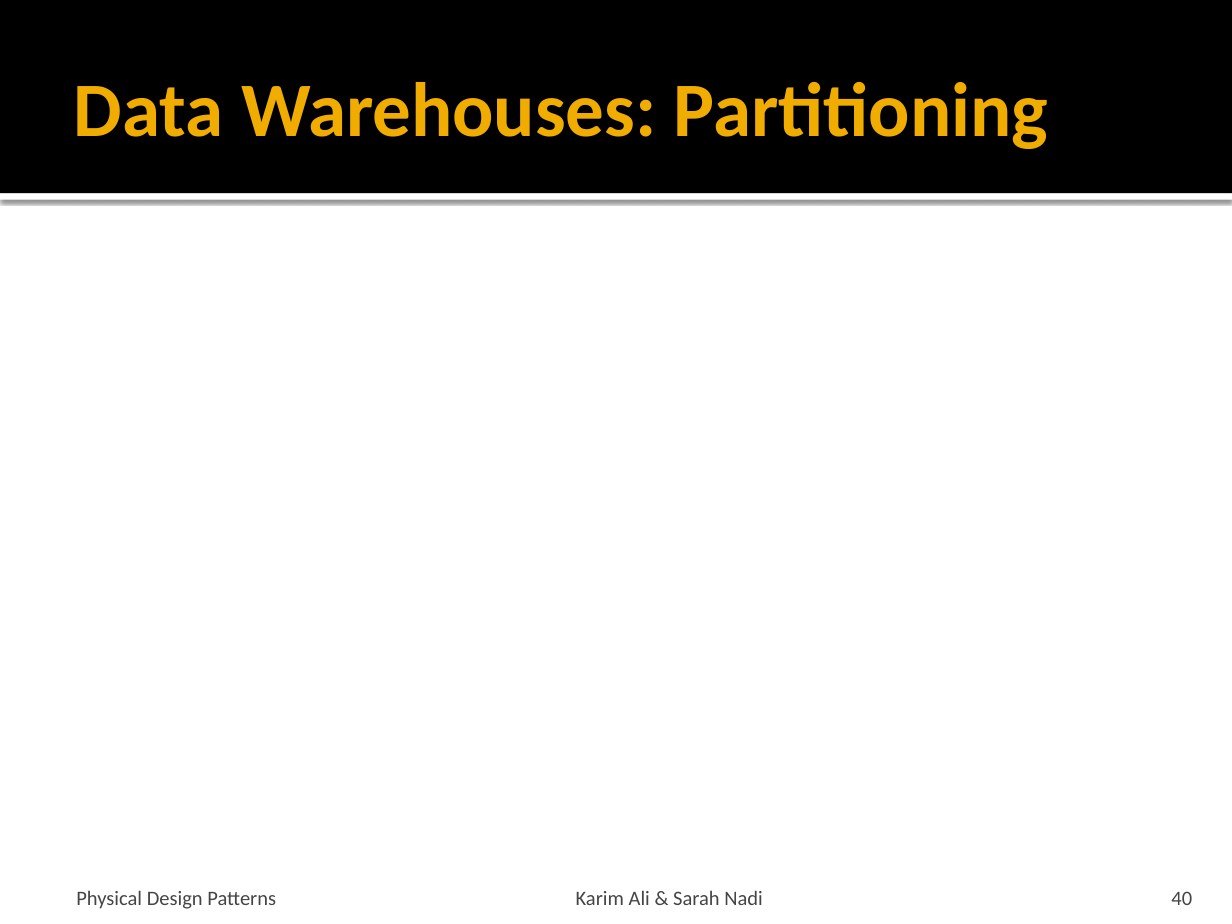
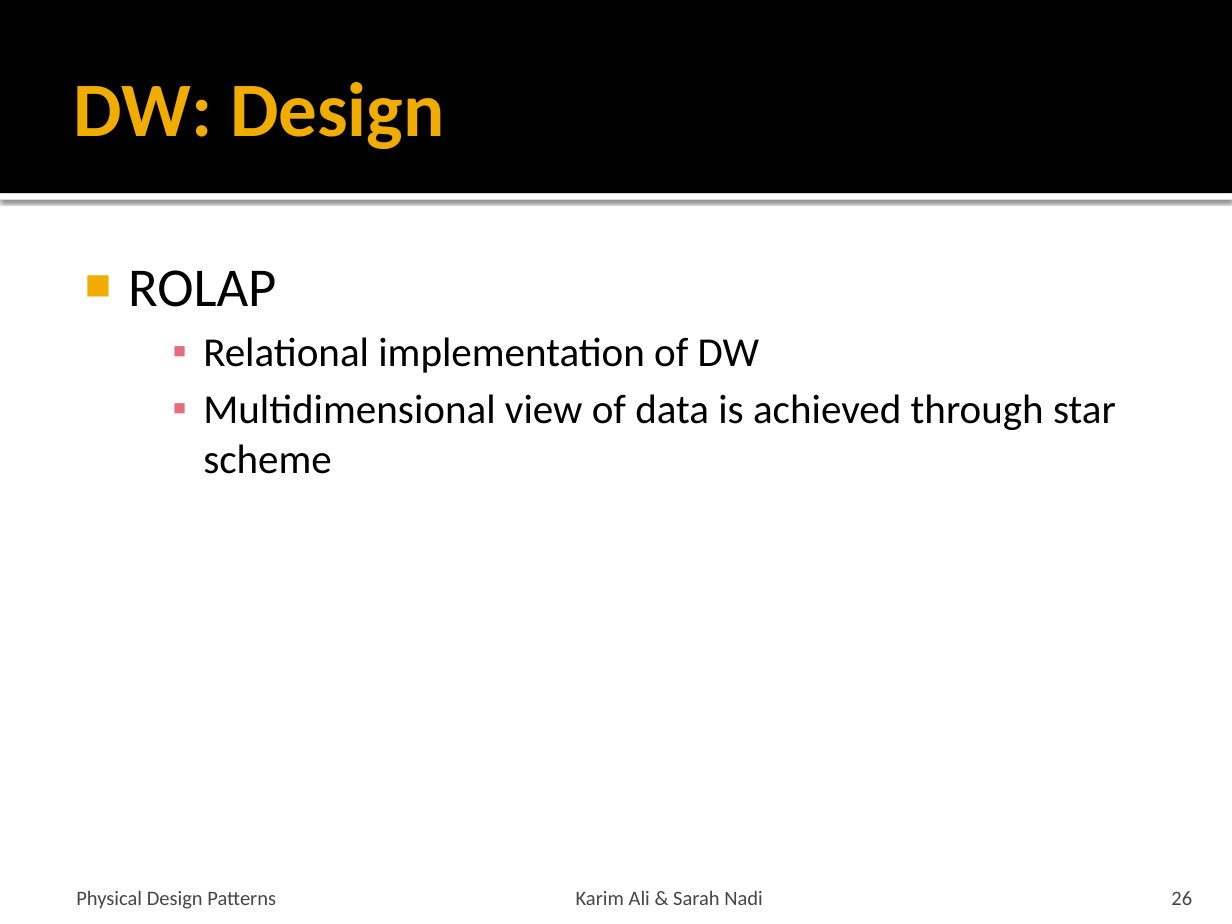
Before and after one commit to snadi/cs848-db, a slide deck: slide 26 of cs848-db/PhysDesignPres.pptx (slide 40 before the commit). Drawn at 1232x924 pixels with LibreOffice and Linux fonts; fonts in the diff are those of the drawing. Boxes give left, top, right and bottom in pixels: in the first picture for what was removed or moved away, otherwise in the second. Text is boxed around its words. In the diff, an @@ line names an element or a change of style, - is before the commit and + after.

```diff
--- a/cs848-db/PhysDesignPres.pptx
+++ b/cs848-db/PhysDesignPres.pptx
@@ title at (74, 82, 445, 149): text changed @@
-Data Warehouses: Partitioning
+DW: Design
@@ text added at (128, 270, 1116, 474), 24 pt, text #000000 @@
+■ ROLAP
+    ▪ Relational implementation of DW
+    ▪ Multidimensional view of data is achieved through star scheme
@@ page number at (1171, 891, 1192, 905): text changed @@
-40
+26
```
Also in this commit, not shown: 1 other slide changed, 5 slides removed.
